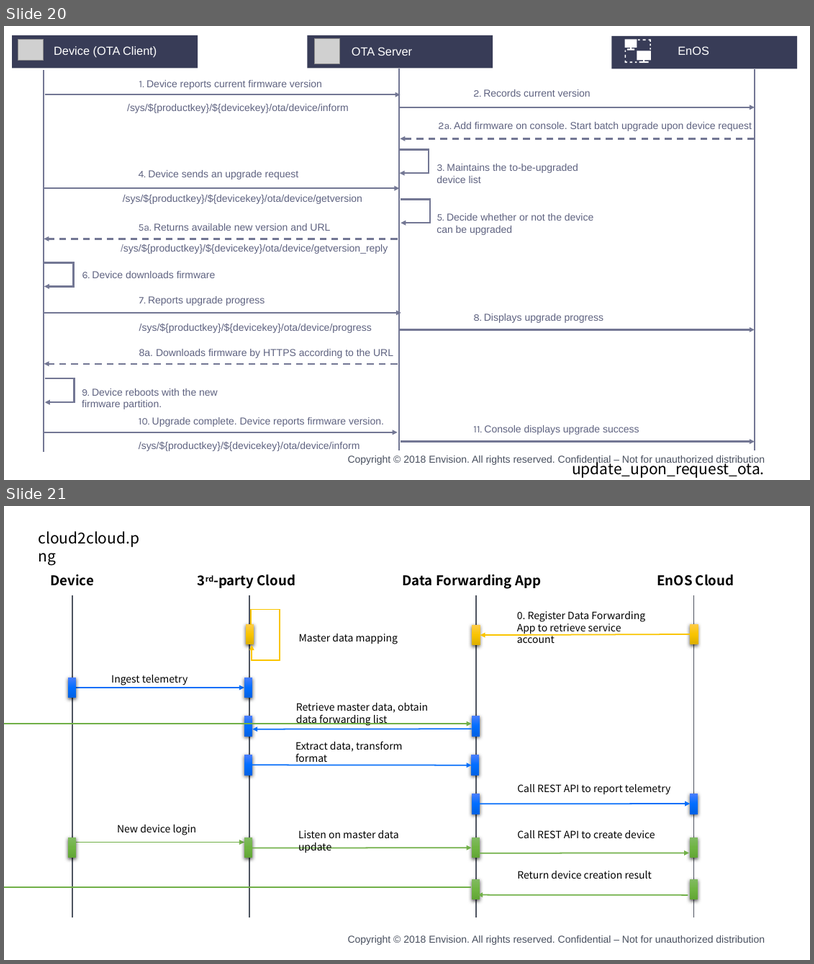
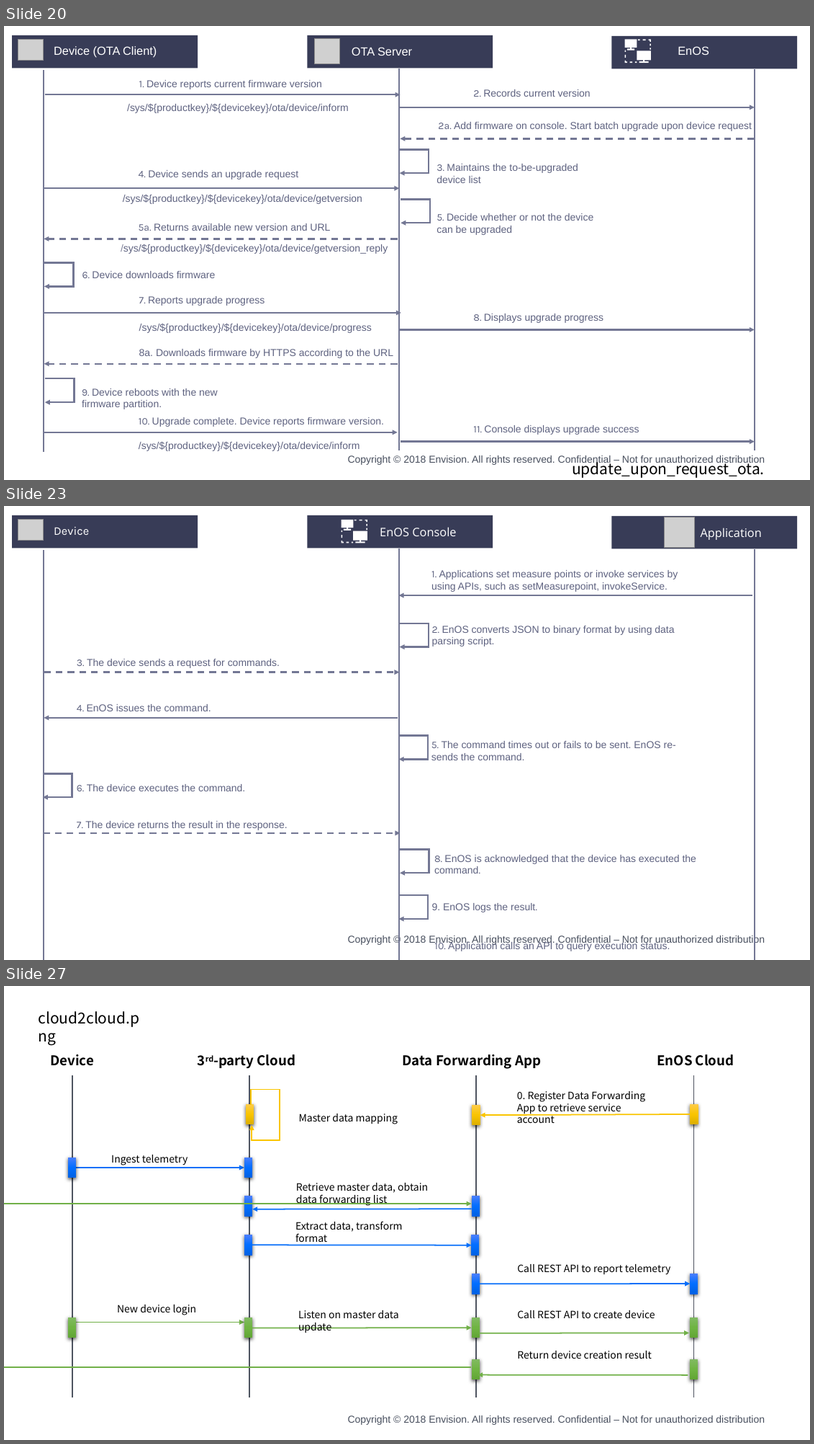
Before and after one commit to kikuchiyo/device_connection_en, a slide deck: media/device_en.pptx. Shown one above the other, each under a label of ours: slides 20 and 21 before the commit, slides 20, 23 and 27 after it; the slides between them are not shown. The pictures are 814x964 and 814x1444 pixels, drawn with LibreOffice and Linux fonts; fonts in the diff are those of the drawing; grey boxes stand for pictures; background and template pictures are left out. Boxes give left, top, right and bottom in pixels: in the first picture for what was removed or moved away, otherwise in the second. Text is boxed around its words. In the diff, an @@ line names an element or a change of style, - is before the commit and + after.

```diff
--- a/media/device_en.pptx
+++ b/media/device_en.pptx
@@ slide 23 added at [4, 506, 810, 960], background #FFFFFF; not listed: 1 template element that a slide beside it also shows @@
@@ group added at [12, 515, 797, 960]: 13 texts, 8 lines, 5 elbow arrows, 4 arrows, 3 rectangles, 2 pictures, 1 freeform shape @@
+Device
+Application
+1. Applications set measure points or invoke services by using APIs, such as setMeasurepoint, invokeService.
+2. EnOS converts JSON to binary format by using data parsing script.
+3. The device sends a request for commands.
+EnOS Console
+4. EnOS issues the command.
+6. The device executes the command.
+9. EnOS logs the result.
+7. The device returns the result in the response.
+8. EnOS is acknowledged that the device has executed the command.
+5. The command times out or fails to be sent. EnOS re-sends the command.
+10. Application calls an API to query execution status.
@@ what was slide 21 is now slide 27 @@
```
Also in this commit, not shown: 7 other slides added, 24 other files.
